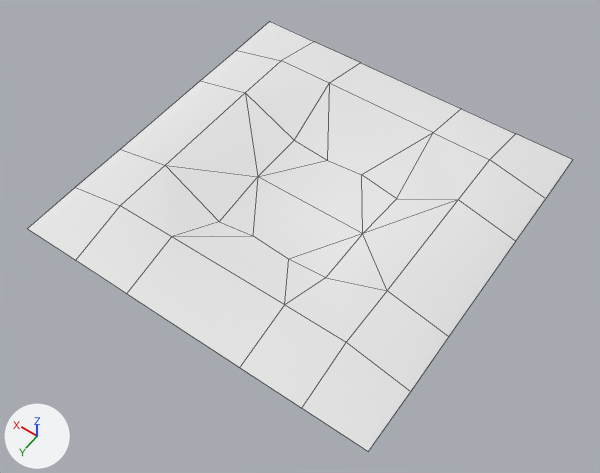
A saved change to the Blender file dist/Release/MinGW-Windows/data/scene/sunshine.blend.
One viewpoint serves both versions: a 50 mm lens placed at (-47.7, 69.2, 96.6), pointed at (-1.7, 4.8, -4.6). Arrows for +X, +Y and +Z are at lower left; the lights stay in place. Mesh edges are drawn as thin lines.

The older version as bpy lines, for what is in view:
```python
me_plane = bpy.data.meshes.new('Plane')
me_plane.from_pydata(...)  # 42 vertices, 38 faces; spans x -1.0..1.0, y -1.0..1.0, z -0.15..0.17
me_plane.polygons.foreach_set('use_smooth', [True] * 38)
me_plane.materials.append(mat_material_001)  # its picture is missing
ob_plane = bpy.data.objects.new('Plane', me_plane)
ob_plane.location = (0.0, 0.0, -1.0)
ob_plane.scale = (30.0, 30.0, 21.0)
```
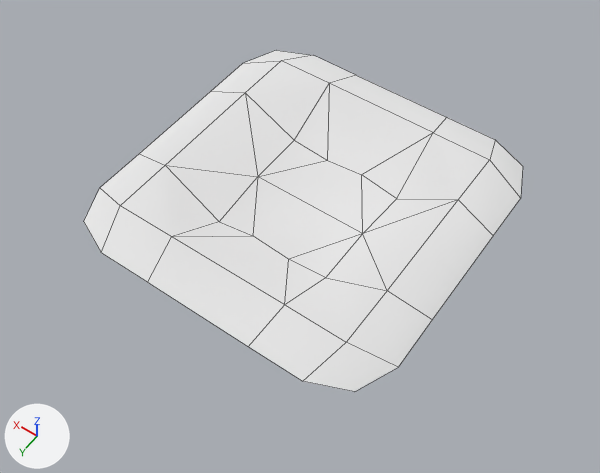
Changed parts and their boxes (x1, y1, x2, y2) in the pictures (600 x 473 px):
'Plane', reshaped (19% narrower, 20% shorter): before (27, 22, 572, 451); after (84, 50, 523, 391)

What the commit changed:
me_plane is used by ob_plane; location (0.0, 0.0, -1.0); scale (30.0, 30.0, 21.0).
me_plane had 42 vertices, 38 faces and spanned x -1.0..1.0, y -1.0..1.0, z -0.15..0.17.
me_plane now has 42 vertices, 38 faces and spans x -0.9..0.9, y -0.9..0.9, z -0.15..0.17.
me_plane part 1: 20 of 42 vertices moved; they spanned x -1.0..1.0, y -1.0..1.0, z 0.05 and now span x -0.9..0.9, y -0.9..0.9, z 0.05; mean shift (0.0, 0.0, 0.0); largest move (-1.0, -1.0, 0.05) -> (-0.81, -0.81, 0.05).
